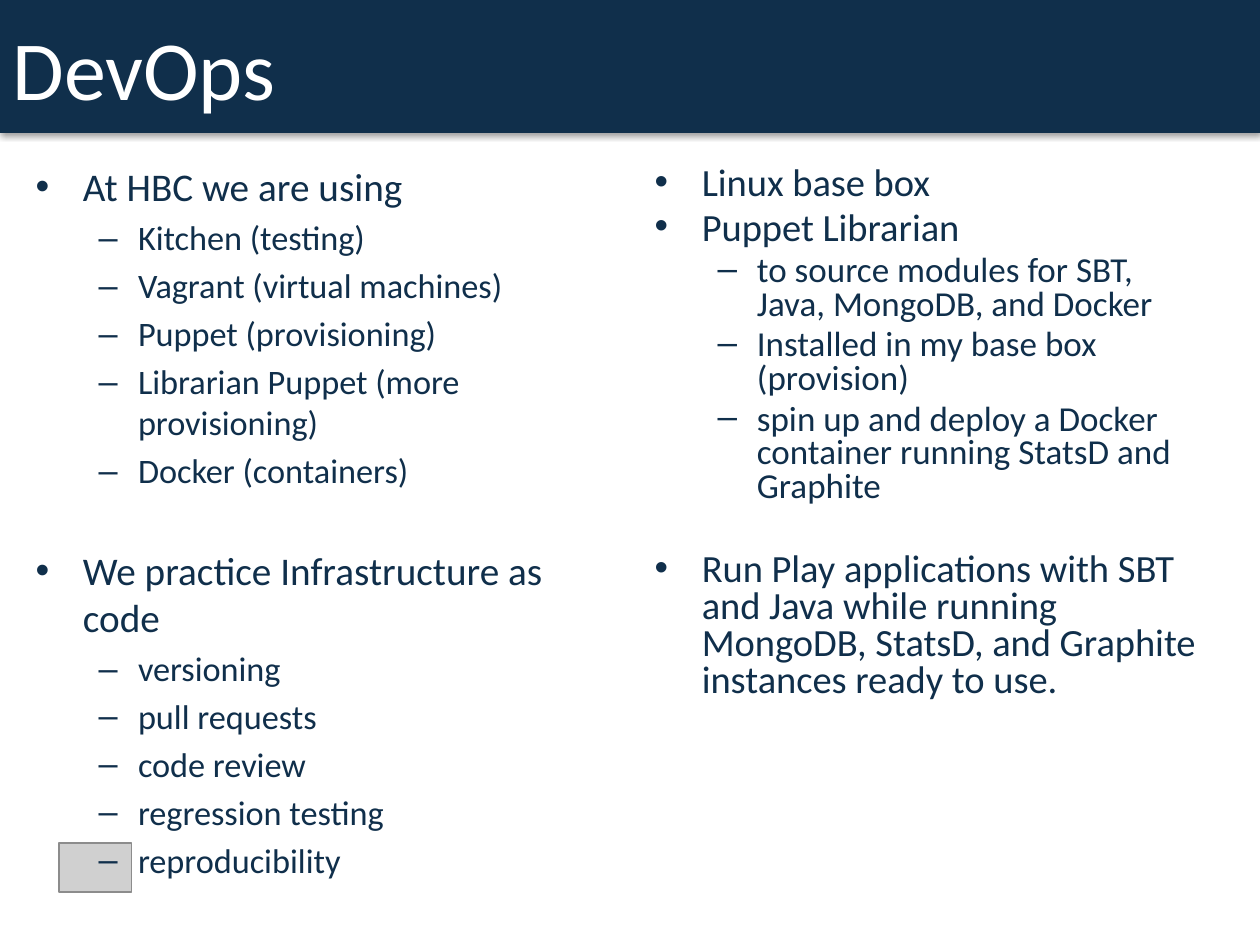
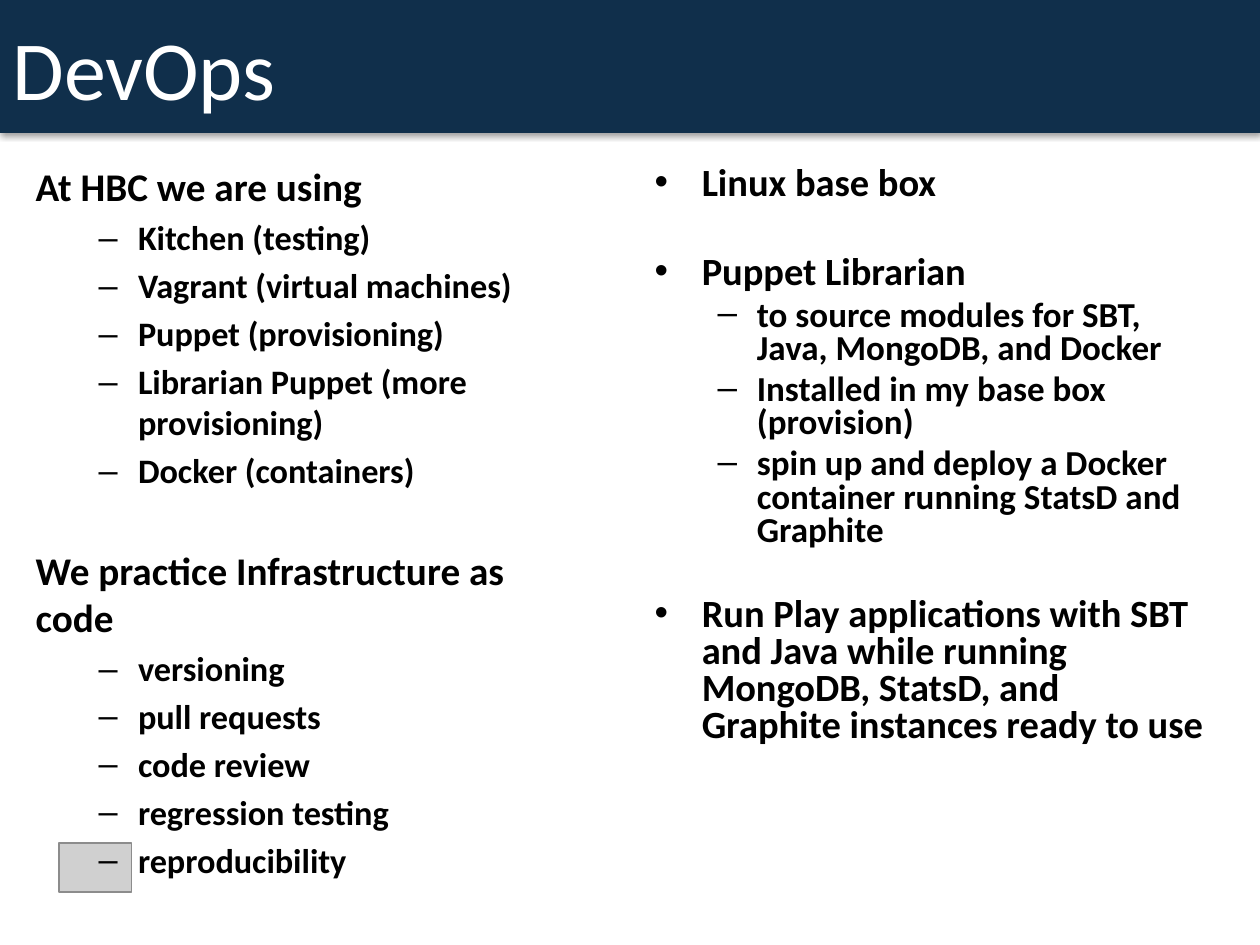
Before and after one commit to dspeele/react-vs-shared-state-inventory, a slide deck: slide 9 of React Vs Shared State Deck.pptx. Drawn at 1260x945 pixels with LibreOffice and Linux fonts; fonts in the diff are those of the drawing; grey boxes stand for pictures. Boxes give left, top, right and bottom in pixels: in the first picture for what was removed or moved away, otherwise in the second. Text is boxed around its words. In the diff, an @@ line names an element or a change of style, - is before the commit and + after.

```diff
--- a/React Vs Shared State Deck.pptx
+++ b/React Vs Shared State Deck.pptx
@@ text "At HBC we are using" at [36,173,512,778]: text colour #102F4B to #000000, bold on; bullet • to none @@
@@ text at [702,169,1180,548]: text colour #102F4B to #000000, bold on in "Linux base box", "Puppet Librarian", "to source modules for SBT, Java, MongoDB, ...", "Installed in my base box (provision)" and 1 more places @@
@@ text at [702,600,1203,744]: text changed; text colour #102F4B to #000000; bold on @@
-  • Run Play applications with SBT and Java while running MongoDB, StatsD, and Graphite instances ready to use.
+  • Run Play applications with SBT and Java while running MongoDB, StatsD, and Graphite instances ready to use
```
Also in this commit, not shown: 15 other slides changed.
